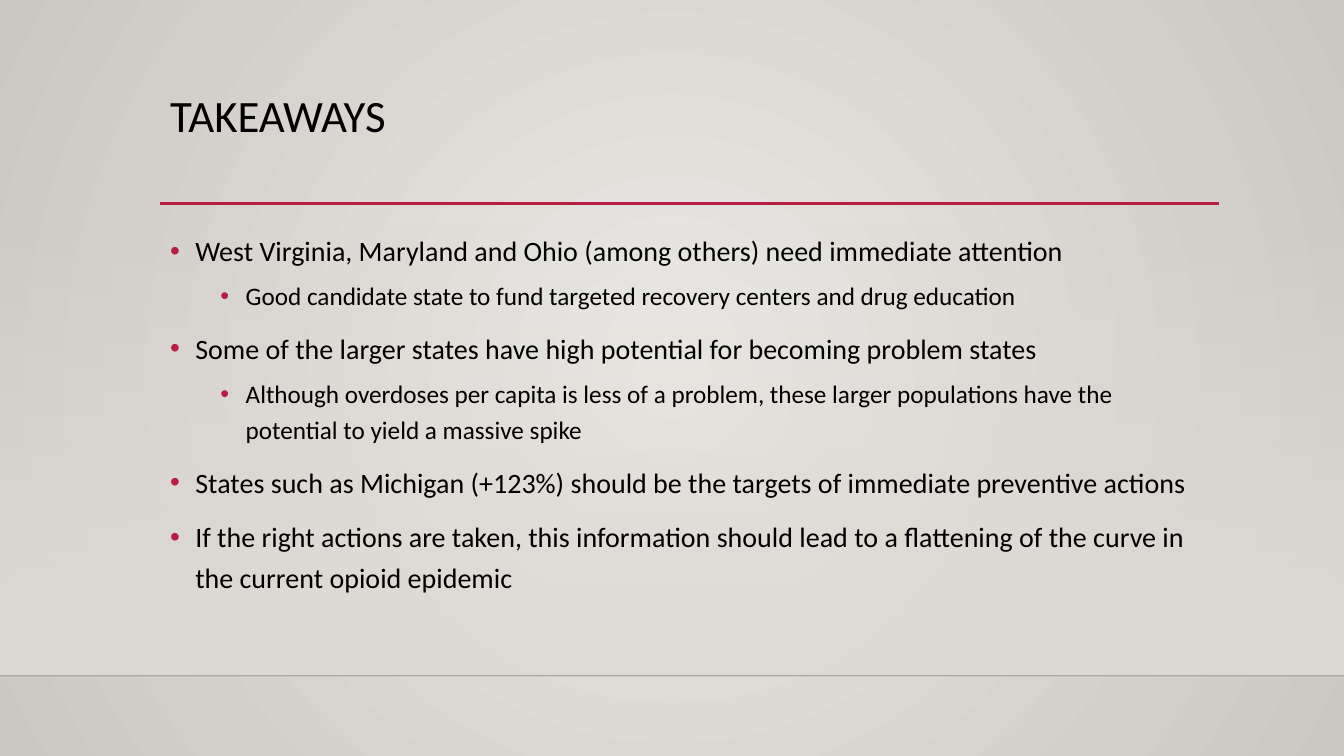
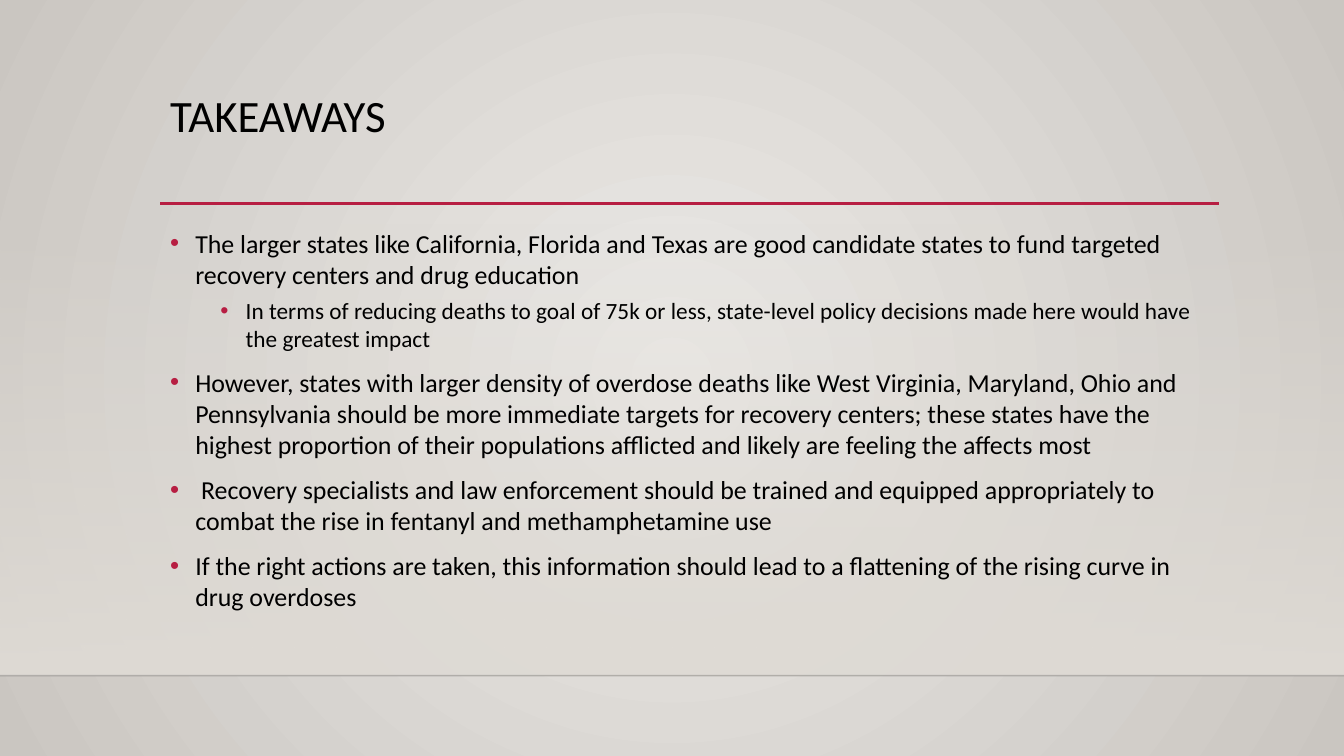
Before and after one commit to colinmcmorrow/opioid_overdose_analysis, a slide deck: slide 9 of overdose_prevention_presentation.pptx (slide 8 before the commit). Drawn at 1344x756 pixels with LibreOffice and Linux fonts; fonts in the diff are those of the drawing; background and template pictures are left out. Boxes give left, top, right and bottom in pixels: in the first picture for what was removed or moved away, otherwise in the second. Text is boxed around its words. In the diff, an @@ line names an element or a change of style, - is before the commit and + after.

```diff
--- a/overdose_prevention_presentation.pptx
+++ b/overdose_prevention_presentation.pptx
@@ text at bbox=[195, 235, 1190, 611]: text changed; size 20 to 18.5 pt @@
-• West Virginia, Maryland and Ohio (among others) need immediate attention
-  • Good candidate state to fund targeted recovery centers and drug education
-• Some of the larger states have high potential for becoming problem states
-  • Although overdoses per capita is less of a problem, these larger populations have the potential to yield a massive spike
-• States such as Michigan (+123%) should be the targets of immediate preventive actions
-• If the right actions are taken, this information should lead to a flattening of the curve in the current opioid epidemic
+• The larger states like California, Florida and Texas are good candidate states to fund targeted recovery centers and drug education
+  • In terms of reducing deaths to goal of 75k or less, state-level policy decisions made here would have the greatest impact
+• However, states with larger density of overdose deaths like West Virginia, Maryland, Ohio and Pennsylvania should be more immediate targets for recovery centers; these states have the highest proportion of their populations afflicted and likely are feeling the affects most
+• Recovery specialists and law enforcement should be trained and equipped appropriately to combat the rise in fentanyl and methamphetamine use
+• If the right actions are taken, this information should lead to a flattening of the rising curve in drug overdoses
```
Also in this commit, not shown: 6 other slides changed, 3 slides added, 1 slide removed, 2 other files.
